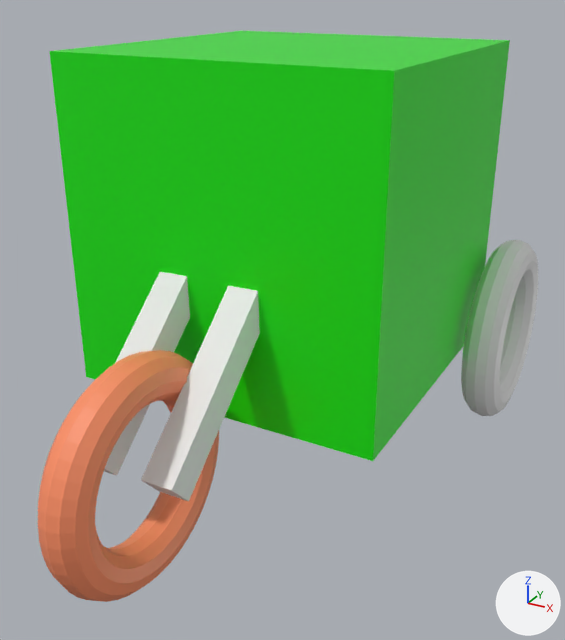
The Blender file Blender/Enemy/Enemy.blend as it was, and as the next commit left it.
Both versions are drawn from a 50 mm camera at (2.3, -3.71, 1.37) aimed at (0.16, 0.18, -0.57). Lighting does not change. The marker at lower right points along +X, +Y and +Z.
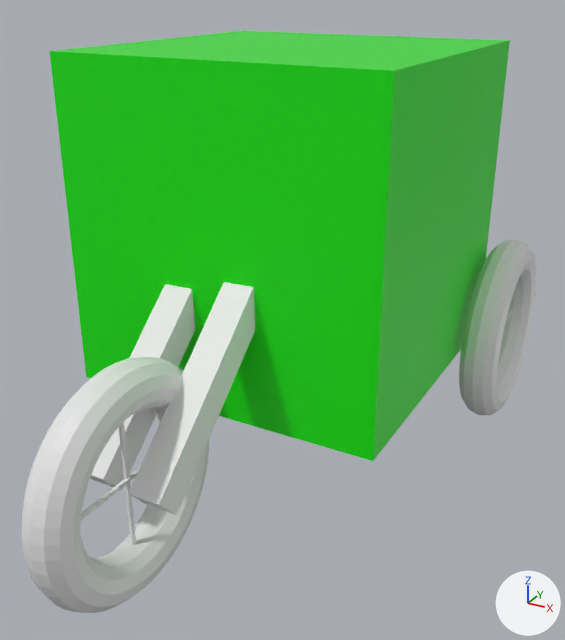
Changed parts and their boxes (x1, y1, x2, y2) in the pictures (565 x 640 px):
'Wheel.002', recoloured, moved (orange to grey)
    before: (38, 350, 219, 602)
    after: (22, 357, 209, 613)
'Cube.001', moved
    before: (141, 286, 260, 501)
    after: (128, 282, 255, 515)
'Wheel.001', moved
    before: (461, 240, 538, 416)
    after: (459, 239, 536, 415)
'Cube.002', moved
    before: (104, 272, 190, 476)
    after: (90, 284, 195, 490)
'Spoke.004', added
    after: (119, 422, 136, 545)
'Spoke.005', added
    after: (81, 467, 140, 520)
'Spoke.003', now drawn
    after: (505, 307, 515, 323)

Patch to the scene script:
```diff
--- a/Blender/Enemy/Enemy.blend.py
+++ b/Blender/Enemy/Enemy.blend.py
@@ me_torus_002 @@
 me_torus_002.from_pydata(...)  # 576 vertices, 576 faces; spans x -1.25..1.25, y -1.25..1.25, z -0.25..0.25
-me_torus_002.materials.append(mat_material_001)  # orange #ff9166
@@ me_cube_010 @@
+me_cube_010.from_pydata(...)  # a box spanning x -1.0..1.0, y -1.0..1.0, z -1.0..1.0
@@ ob_wheel_001 @@
 ob_wheel_001 = bpy.data.objects.new('Wheel.001', me_torus_001)
-ob_wheel_001.location = (1.183, 1.63, -0.979)
+ob_wheel_001.location = (1.167, 1.63, -0.979)
 ob_wheel_001.rotation_euler = (-3.142, 1.571, 0.0)  # degrees (-180, 90, 0)
@@ ob_wheel_002 @@
 ob_wheel_002 = bpy.data.objects.new('Wheel.002', me_torus_002)
-ob_wheel_002.location = (0.01, -1.096, -0.979)
+ob_wheel_002.location = (0.004, -1.187, -0.979)
 ob_wheel_002.rotation_euler = (-3.142, 1.571, 0.0)  # degrees (-180, 90, 0)
@@ ob_cube_001 @@
 ob_cube_001 = bpy.data.objects.new('Cube.001', me_cube_001)
-ob_cube_001.location = (0.225, -0.458, -0.352)
+ob_cube_001.location = (0.199, -0.53, -0.398)
 ob_cube_001.rotation_euler = (-0.71, 0.0245, 3.133)  # degrees (-41, 1.4, 180)
@@ ob_cube_002 @@
 ob_cube_002 = bpy.data.objects.new('Cube.002', me_cube_002)
-ob_cube_002.location = (-0.233, -0.458, -0.352)
+ob_cube_002.location = (-0.202, -0.465, -0.429)
 ob_cube_002.rotation_euler = (-0.71, 0.0245, 3.133)  # degrees (-41, 1.4, 180)
@@ ob_spoke_005 @@
+ob_spoke_005 = bpy.data.objects.new('Spoke.005', me_cube_010)
+ob_spoke_005.parent = ob_wheel_002
+ob_spoke_005.matrix_parent_inverse = Matrix(((0.0, 0.0, -1.915, -1.875), (0.0, -1.915, 0.0, 3.122), (-1.915, 0.0, 0.0, -2.215), (0.0, 0.0, 0.0, 1.0)))
+ob_spoke_005.location = (-1.153, 1.608, -0.965)
+ob_spoke_005.rotation_euler = (3.135, -1.466, 0.0)  # degrees (180, -84, 0)
+ob_spoke_005.scale = (0.01, 0.57, 0.01)
@@ ob_spoke_004 @@
+ob_spoke_004 = bpy.data.objects.new('Spoke.004', me_cube_010.copy())
+ob_spoke_004.parent = ob_wheel_002
+ob_spoke_004.matrix_parent_inverse = Matrix(((0.0, 0.0, -1.915, -1.875), (0.0, -1.915, 0.0, 3.122), (-1.915, 0.0, 0.0, -2.215), (0.0, 0.0, 0.0, 1.0)))
+ob_spoke_004.location = (-1.16, 1.642, -0.99)
+ob_spoke_004.rotation_euler = (1.564, 0.0, 1.466)  # degrees (90, 0, 84)
+ob_spoke_004.scale = (0.01, 0.57, 0.01)
```
